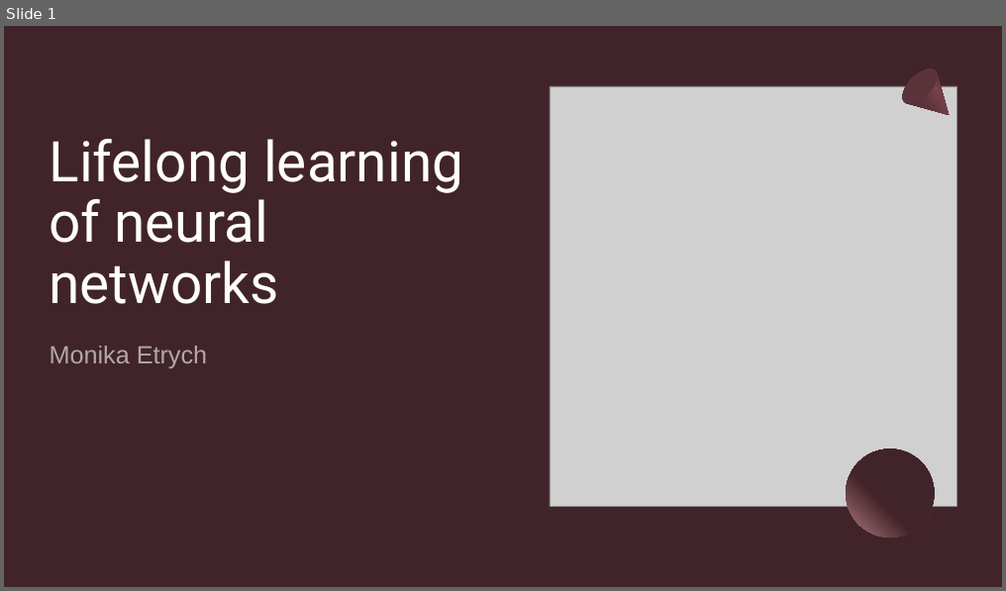
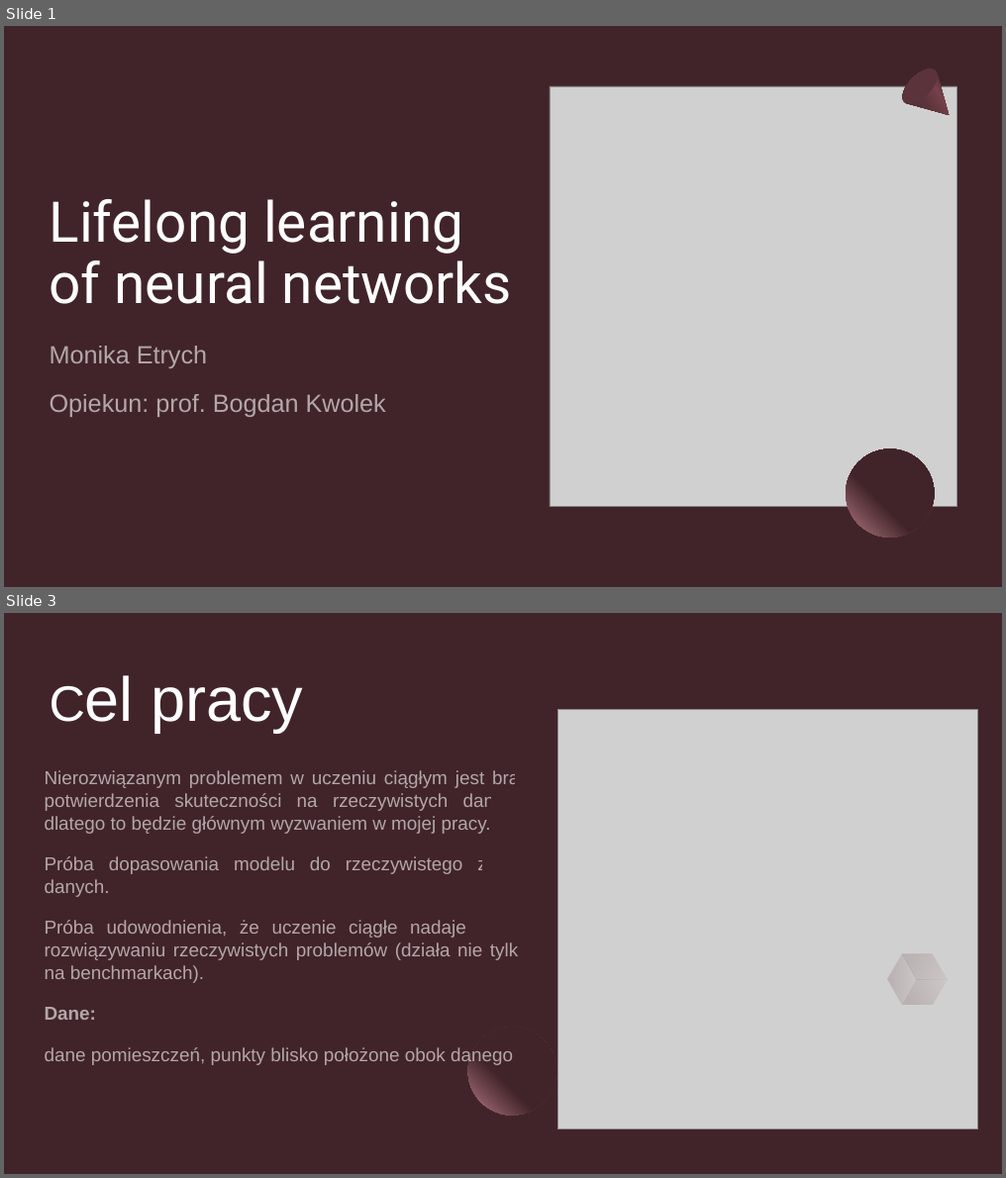
Before and after one commit to Mon4/lifelong-learning, a slide deck: pracownia/Etrych.pptx. Shown one above the other, each under a label of ours: slide 1 before the commit, slides 1 and 3 after it; the slides between them are not shown. The pictures are 1006x591 and 1006x1178 pixels, drawn with LibreOffice and Linux fonts; fonts in the diff are those of the drawing; grey boxes stand for pictures. Boxes give left, top, right and bottom in pixels: in the first picture for what was removed or moved away, otherwise in the second. Text is boxed around its words. In the diff, an @@ line names an element or a change of style, - is before the commit and + after.

```diff
--- a/pracownia/Etrych.pptx
+++ b/pracownia/Etrych.pptx
@@ slide 3 added at (x1=4, y1=613, x2=1002, y2=1174), background #412429 @@
@@ rectangle added at (x1=4, y1=613, x2=1002, y2=1174), fill #412429 @@
@@ title added at (x1=151, y1=687, x2=303, y2=732), 60 pt, text #FFFFFF @@
+Cel pracy
@@ picture added at (x1=558, y1=710, x2=978, y2=1130) @@
@@ text added at (x1=45, y1=770, x2=529, y2=1065), 18 pt, text #FFFFFF at 60% opacity @@
+Nierozwiązanym problemem w uczeniu ciągłym jest brak potwierdzenia skuteczności na rzeczywistych danych, dlatego to będzie głównym wyzwaniem w mojej pracy.
+Próba dopasowania modelu do rzeczywistego zbioru danych.
+Próba udowodnienia, że uczenie ciągłe nadaje się w rozwiązywaniu rzeczywistych problemów (działa nie tylko na benchmarkach).
+Dane:
+dane pomieszczeń, punkty blisko położone obok danego
@@ freeform shape added at (x1=881, y1=955, x2=925, y2=1005), fill gradient #5B333A to #DDC0C1 @@
@@ freeform shape added at (x1=895, y1=942, x2=954, y2=993), fill gradient #5B333A to #DDC0C1 @@
@@ freeform shape added at (x1=902, y1=966, x2=946, y2=1018), fill gradient #5B333A to #DDC0C1 @@
@@ ellipse added at (x1=468, y1=1027, x2=556, y2=1115), fill gradient #412429 to #B67B86 @@
@@ slide 1 changed as well @@
@@ title "Lifelong learning of neural networks" rewrapped from (x1=50, y1=139, x2=463, y2=304) to (x1=50, y1=199, x2=512, y2=304) @@
@@ subtitle at (x1=50, y1=394, x2=386, y2=417): paragraph added @@
+Opiekun: prof. Bogdan Kwolek
```
Also in this commit, not shown: 3 other slides changed, 7 other slides added, 5 slides removed, 3 other files.
